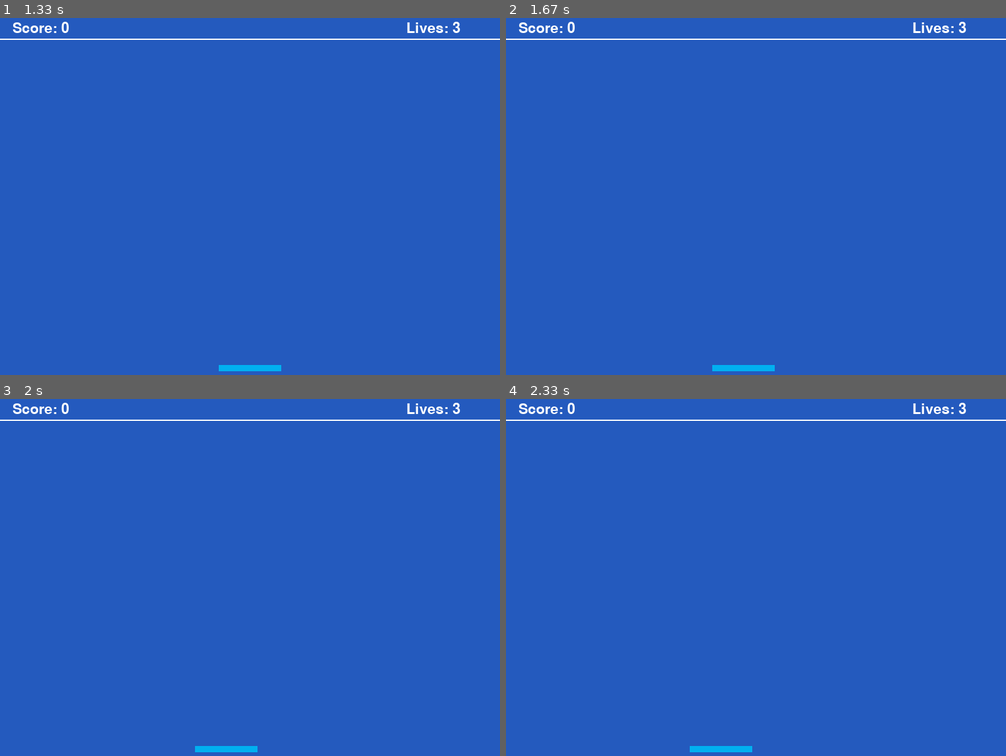
Above: before the commit, frames 1-4 (two rows, left to right).
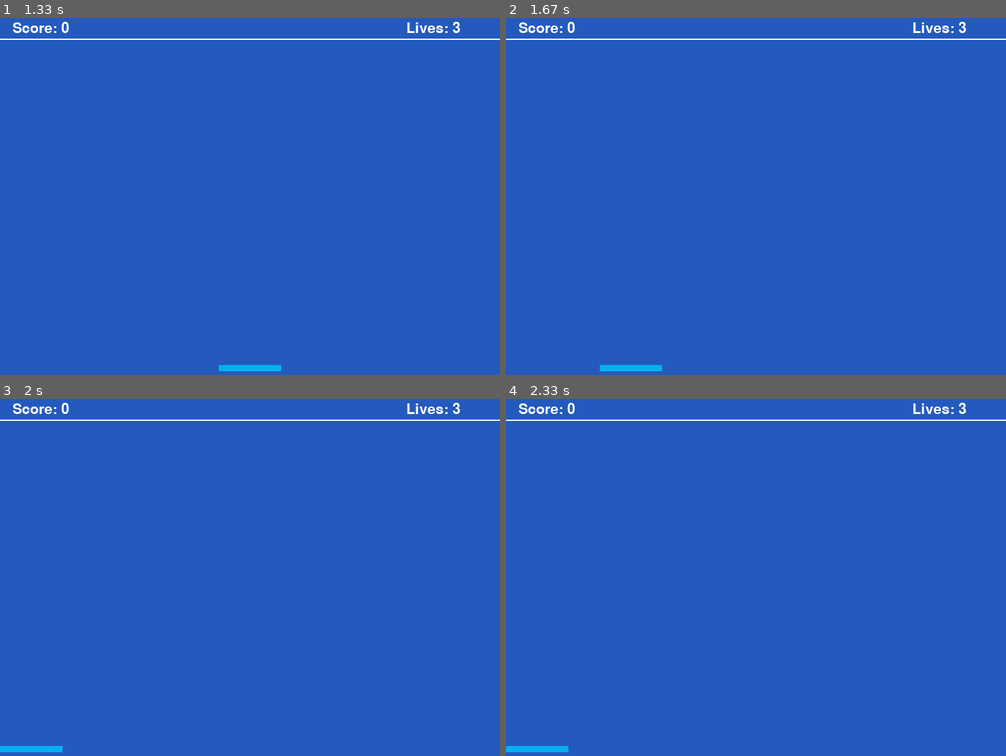
Above: after the commit, the same moments.

Repository: VitruviusTheMighty/Maestro
Game: pygame game, started from portfolio/src/week4/experiment/_breakout_test.py
Two runs of this game, one before a commit and one after it. Both use one fixed random seed, a clock stepped at 60 frames per second and the inputs below.
Inputs:
- Up to frame 1 (1.33 s): no input
- Up to frame 2 (1.67 s): hold Left from 1.33 s (still down)
- Up to frame 3 (2 s): release Left at 1.87 s; hold Left from 1.9 s (still down)
- Up to frame 4 (2.33 s): release Left at 2.3 s

Frame 1 is identical in both runs. In frame 2, 0.4% of the frame differs, in the area x 18-54%, y 97-99%; in frame 3, 0.4%; in frame 4, 0.4%.

Commit message:
updated contract

Diff:
--- a/portfolio/src/week4/experiment/_breakout_test.py
+++ b/portfolio/src/week4/experiment/_breakout_test.py
@@ -1,5 +1,5 @@
 import pygame
-from paddle import Paddle
+from _paddle import Paddle
 
 def update_paddle(self):
         """
@@ -34,7 +34,7 @@
 
     all_sprites_list = pygame.sprite.Group()
 
-    paddle = Paddle(LIGHTBLUE, 100, 10)
+    paddle = Paddle(LIGHTBLUE, 100, 10, screen)
     paddle.rect.x = 350
     paddle.rect.y = 560
 
--- a/portfolio/src/week4/experiment/_paddle.py
+++ b/portfolio/src/week4/experiment/_paddle.py
@@ -4,7 +4,7 @@
 class Paddle(pygame.sprite.Sprite):
     #This class represents a paddle. It derives from the "Sprite" class in Pygame.
 
-    def __init__(self, color, width, height, display):
+    def __init__(self, color, width, height, display:pygame.Surface):
         # Call the parent class (Sprite) constructor
         super().__init__()
 
@@ -20,7 +20,7 @@
         # Fetch the rectangle object that has the dimensions of the image.
         self.rect = self.image.get_rect()
 
-        self.right_boundry =
+        self.right_boundry = display.get_size()[0]
 
         self.speed = 10
 
Not shown, changed: portfolio/contract.md
